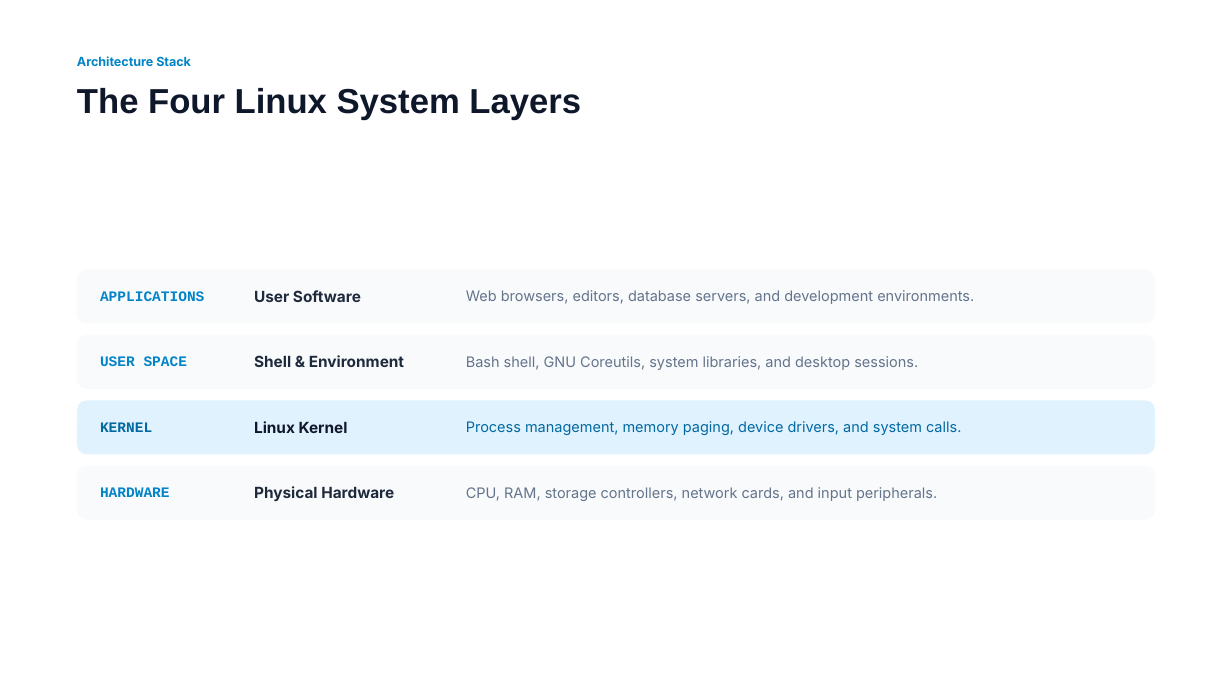
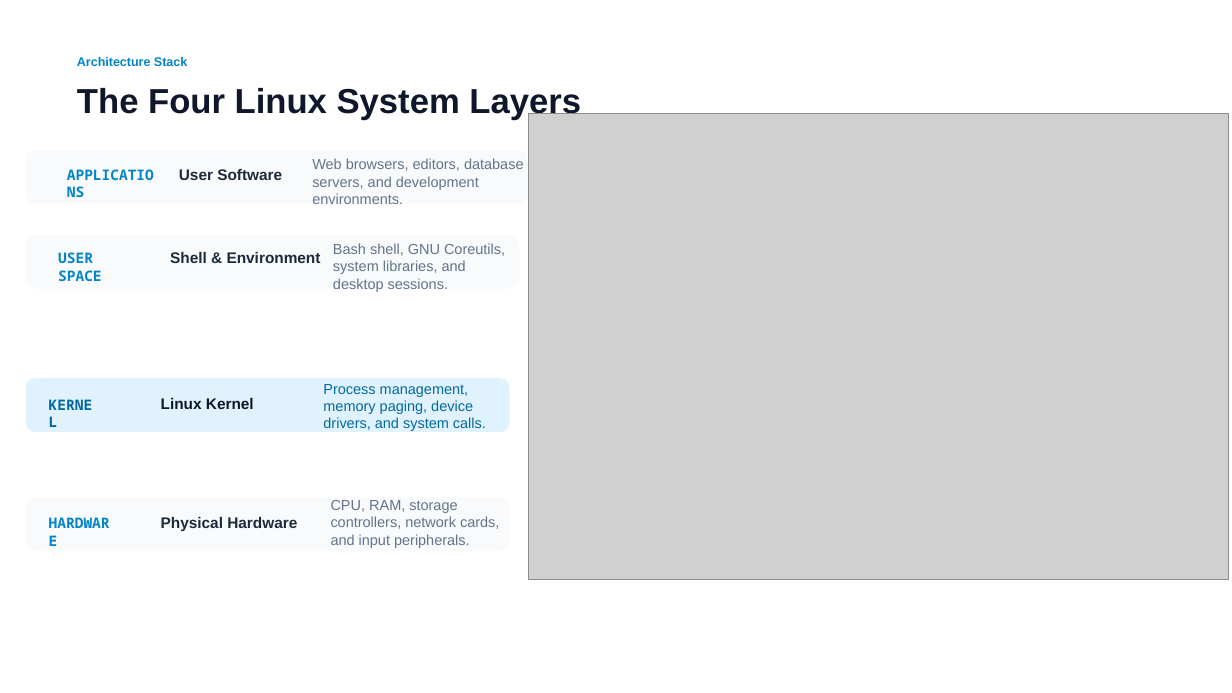
Before and after one commit to flybfree/Linux_Introduction_recovered, a slide deck: slide 10 of Presentation/Lesson 1_ Operating Systems and Linux Fundamentals.pptx (slide 9 before the commit). Drawn at 1232x693 pixels with LibreOffice and Linux fonts; fonts in the diff are those of the drawing; grey boxes stand for pictures. Boxes give left, top, right and bottom in pixels: in the first picture for what was removed or moved away, otherwise in the second. Text is boxed around its words. In the diff, an @@ line names an element or a change of style, - is before the commit and + after.

Commit message:
Repair fonts in remaining Linux lesson presentations

```diff
--- a/Presentation/Lesson 1_ Operating Systems and Linux Fundamentals.pptx
+++ b/Presentation/Lesson 1_ Operating Systems and Linux Fundamentals.pptx
@@ picture added at [529, 113, 1229, 579] @@
@@ rounded rectangle: place and size @@
-rounded rectangle at [77, 270, 1155, 323]
+rounded rectangle at [26, 150, 529, 203]
@@ font Courier New to Noto Sans Mono in 4 elements at [49, 515, 113, 532], [49, 396, 97, 413], [58, 252, 101, 281], [67, 166, 162, 184] @@
@@ text "APPLICATIONS": place and size @@
-text "APPLICATIONS" at [100, 291, 204, 301]
+text "APPLICATIONS" at [67, 166, 162, 184]
@@ text "User Software": place and size @@
-text "User Software" at [254, 290, 361, 302]
+text "User Software" at [179, 169, 282, 180]
@@ text "Web browsers, editors, database servers, ...": place and size @@
-text "Web browsers, editors, database servers, ..." at [466, 290, 974, 304]
+text "Web browsers, editors, database servers, ..." at [312, 158, 524, 204]
@@ rounded rectangle: place and size @@
-rounded rectangle at [77, 335, 1155, 388]
+rounded rectangle at [26, 235, 519, 288]
@@ text "USER SPACE": place and size @@
-text "USER SPACE" at [100, 356, 188, 366]
+text "USER SPACE" at [58, 252, 101, 281]
@@ text "Shell & Environment": place and size @@
-text "Shell & Environment" at [254, 355, 404, 367]
+text "Shell & Environment" at [170, 252, 321, 263]
@@ font Inter to Arial in 9 elements at [77, 57, 187, 66], [161, 517, 297, 531], [161, 398, 254, 409], [323, 384, 486, 431], [331, 500, 499, 548], [179, 169, 282, 180], [312, 158, 524, 204], [170, 252, 321, 263], [333, 243, 505, 292] @@
@@ text "Bash shell, GNU Coreutils, system ...": place and size @@
-text "Bash shell, GNU Coreutils, system ..." at [466, 356, 918, 370]
+text "Bash shell, GNU Coreutils, system ..." at [333, 243, 505, 292]
@@ rounded rectangle: place and size @@
-rounded rectangle at [77, 400, 1155, 454]
+rounded rectangle at [26, 378, 510, 432]
@@ text "Process management, memory paging, device ...": place and size @@
-text "Process management, memory paging, device ..." at [466, 421, 961, 435]
+text "Process management, memory paging, device ..." at [323, 384, 486, 431]
@@ text "KERNEL": place and size @@
-text "KERNEL" at [100, 422, 152, 432]
+text "KERNEL" at [49, 396, 97, 413]
@@ text "Linux Kernel": place and size @@
-text "Linux Kernel" at [254, 421, 348, 433]
+text "Linux Kernel" at [161, 398, 254, 409]
@@ rounded rectangle: place and size @@
-rounded rectangle at [77, 466, 1155, 519]
+rounded rectangle at [26, 497, 510, 551]
@@ text "CPU, RAM, storage controllers, network ...": place and size @@
-text "CPU, RAM, storage controllers, network ..." at [466, 487, 937, 501]
+text "CPU, RAM, storage controllers, network ..." at [331, 500, 499, 548]
@@ text "HARDWARE": place and size @@
-text "HARDWARE" at [100, 487, 170, 497]
+text "HARDWARE" at [49, 515, 113, 532]
@@ text "Physical Hardware": place and size @@
-text "Physical Hardware" at [254, 486, 394, 501]
+text "Physical Hardware" at [161, 517, 297, 531]
```
Also in this commit, not shown: 16 other slides changed, 2 slides added, 7 other files.
